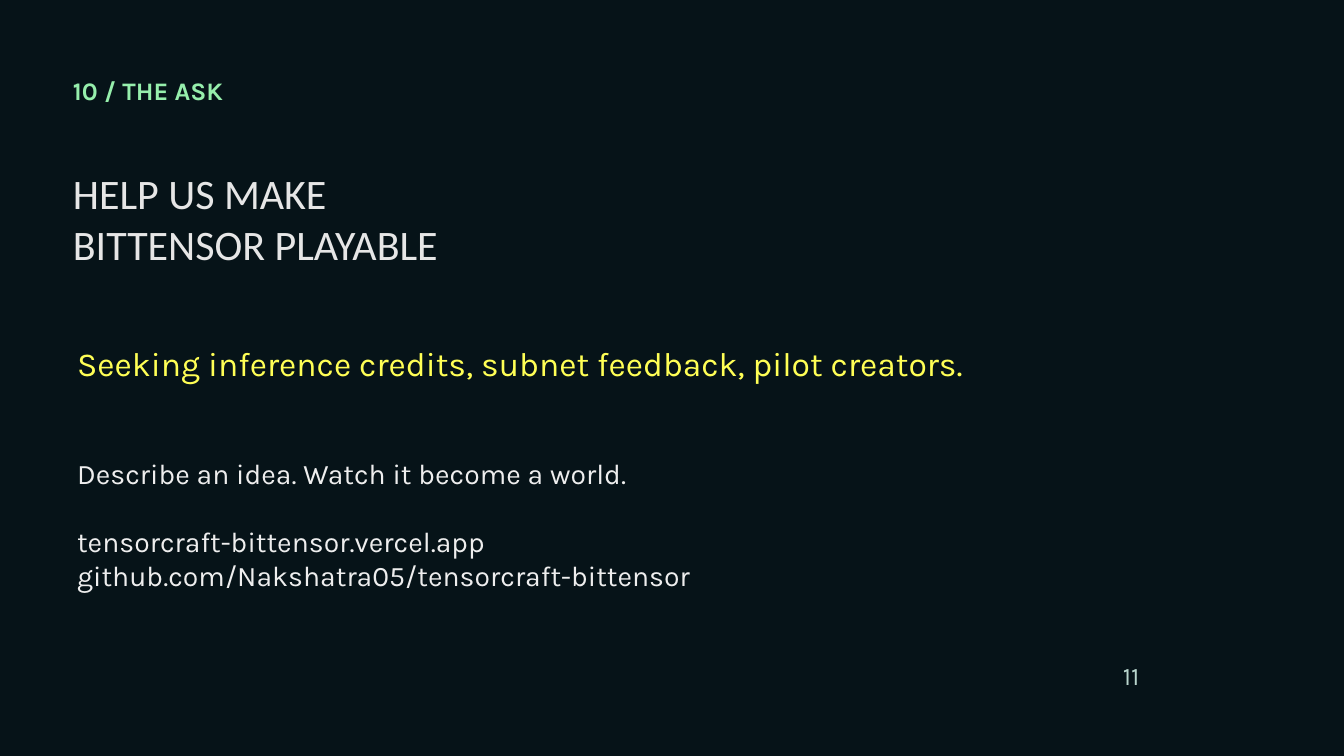
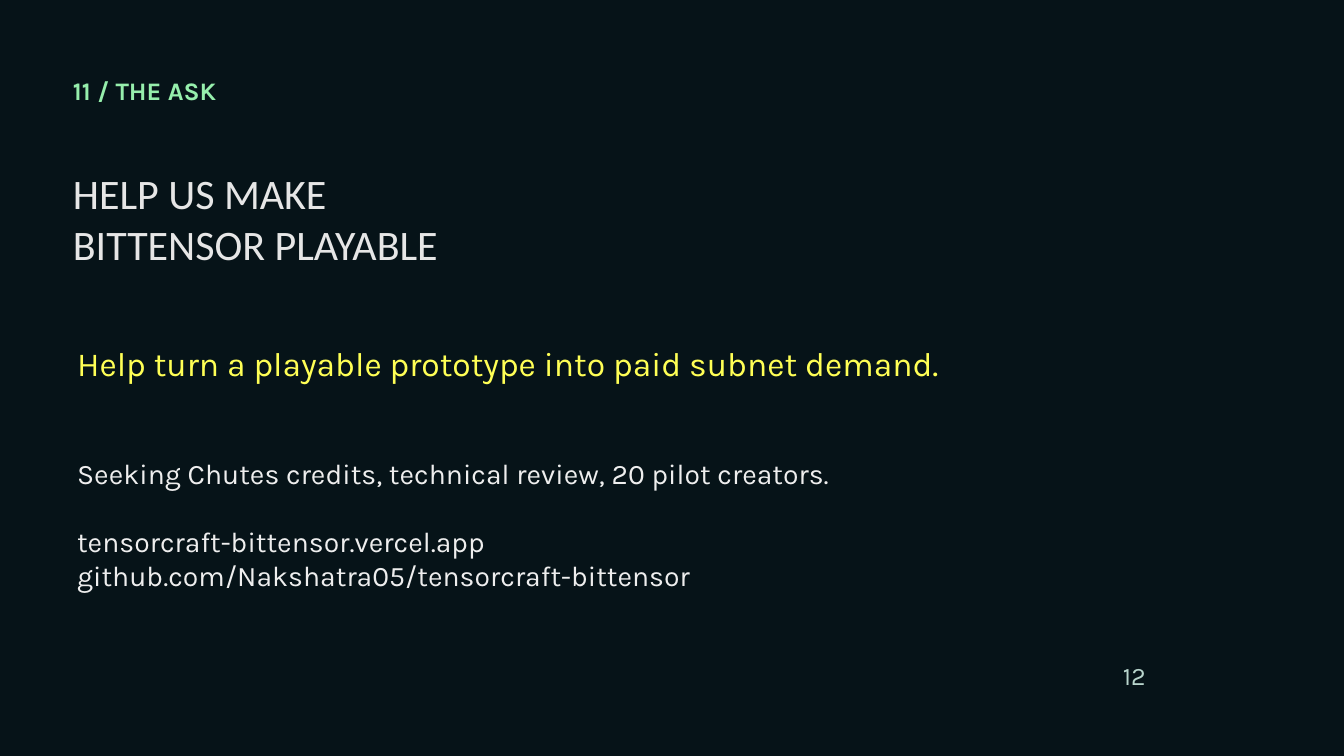
Before and after one commit to Nakshatra05/tensorcraft-bittensor, a slide deck: slide 12 of presentation/TensorCraft-Bittensor-Pitch.pptx (slide 11 before the commit). Drawn at 1344x756 pixels with LibreOffice and Linux fonts; fonts in the diff are those of the drawing; background and template pictures are left out. Boxes give left, top, right and bottom in pixels: in the first picture for what was removed or moved away, otherwise in the second. Text is boxed around its words. In the diff, an @@ line names an element or a change of style, - is before the commit and + after.

```diff
--- a/presentation/TensorCraft-Bittensor-Pitch.pptx
+++ b/presentation/TensorCraft-Bittensor-Pitch.pptx
@@ text at box(73, 83, 216, 101): text changed @@
-10 / THE ASK
+11 / THE ASK
@@ text at box(77, 353, 938, 385): text changed @@
-Seeking inference credits, subnet feedback, pilot creators.
+Help turn a playable prototype into paid subnet demand.
@@ text at box(77, 464, 828, 491): text changed @@
-Describe an idea. Watch it become a world.
+Seeking Chutes credits, technical review, 20 pilot creators.
@@ text at box(1123, 669, 1146, 685): text changed @@
-11
+12
```
Also in this commit, not shown: 5 other slides changed, 3 slides added, 2 slides removed.
